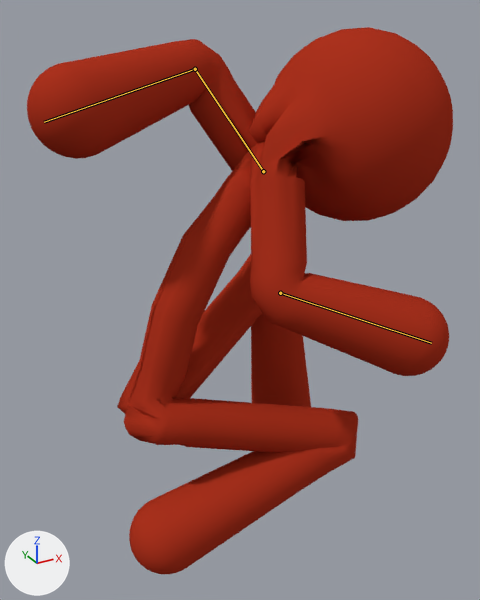
The Blender file Stickmen/Assets/Prefabs/Player/Stickman 2.blend, before and after one commit.
One viewpoint serves both versions: a 50 mm lens placed at (-8.3, -22.1, 20.6), pointed at (4.2, 0.6, 9.3). Lighting does not change. The marker at lower left points along +X, +Y and +Z. Both versions are drawn at frame 10 of the action 'Running Jump_landing'; the numbers are the values there. The bones that change are drawn over the model as lines.

In view in the first picture: 'Stickman'.
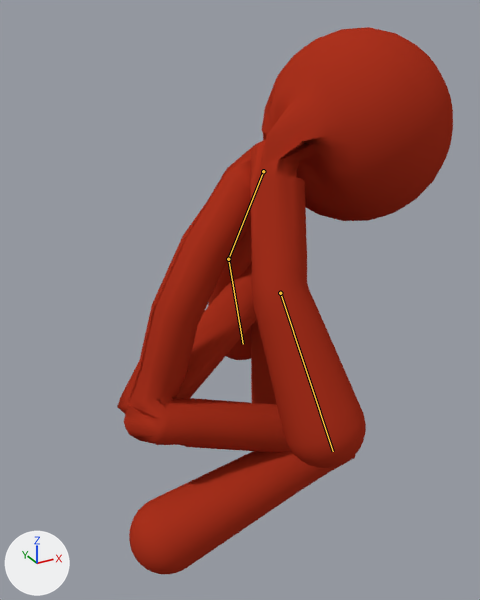
Diff of the bpy script that builds the scene:
```diff
--- a/Stickmen/Assets/Prefabs/Player/Stickman 2.blend.py
+++ b/Stickmen/Assets/Prefabs/Player/Stickman 2.blend.py
@@ bone_arm_l @@
 bone_arm_l = bpy.data.objects['Armature'].pose.bones['Arm.L']  # child of 'Chest'
-bone_arm_l.rotation_quaternion = (-0.169, 0.141, 0.58, -0.785)  # degrees (-73, 1, 155)
+bone_arm_l.rotation_quaternion = (0.788, 0.357, 0.457, -0.205)  # degrees (49, 60, 0)
@@ bone_forearm_l @@
 bone_forearm_l = bpy.data.objects['Armature'].pose.bones['Forearm.L']  # child of 'Arm.L'
-bone_forearm_l.rotation_quaternion = (0.765, 0.119, -0.259, 0.577)  # degrees (-8, -32, 76)
+bone_forearm_l.rotation_quaternion = (0.945, -0.01, -0.251, 0.209)  # degrees (-8, -28, 27)
@@ bone_forearm_r @@
 bone_forearm_r = bpy.data.objects['Armature'].pose.bones['Forearm.R']  # child of 'Arm.R'
-bone_forearm_r.rotation_quaternion = (0.799, 0.417, 0.127, 0.415)  # degrees (51, -8, 51)
+bone_forearm_r.rotation_quaternion = (0.982, 0.123, -0.071, 0.122)  # degrees (13, -10, 13)
```

Location of each change, [x1, y1, x2, y2] in pixels of the pictures (480 x 600 px):
'Stickman', posed (21% narrower): before [27, 27, 453, 574]; after [117, 27, 453, 574]
bone 'Arm.L', root to tip: before (263, 171) to (195, 69); after (263, 171) to (228, 259)
bone 'Forearm.L', root to tip: before (195, 69) to (44, 122); after (228, 259) to (243, 344)
bone 'Forearm.R', root to tip: before (280, 293) to (431, 343); after (280, 293) to (333, 451)
